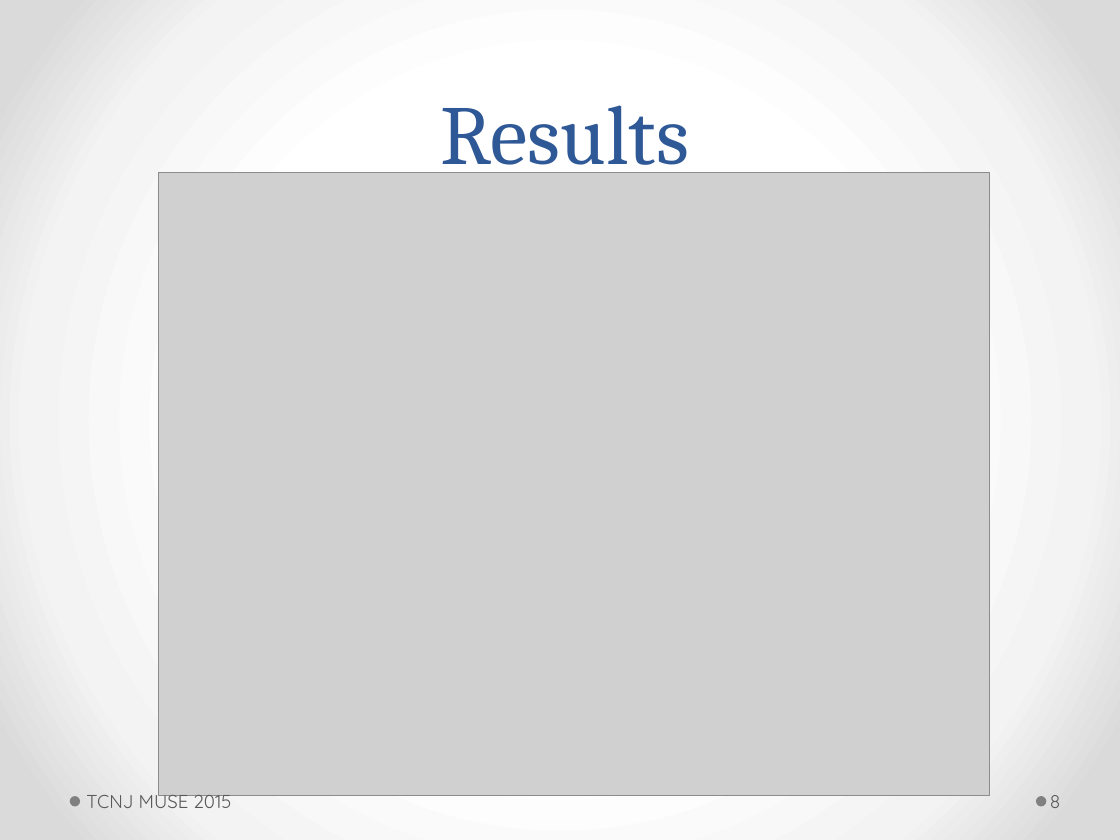
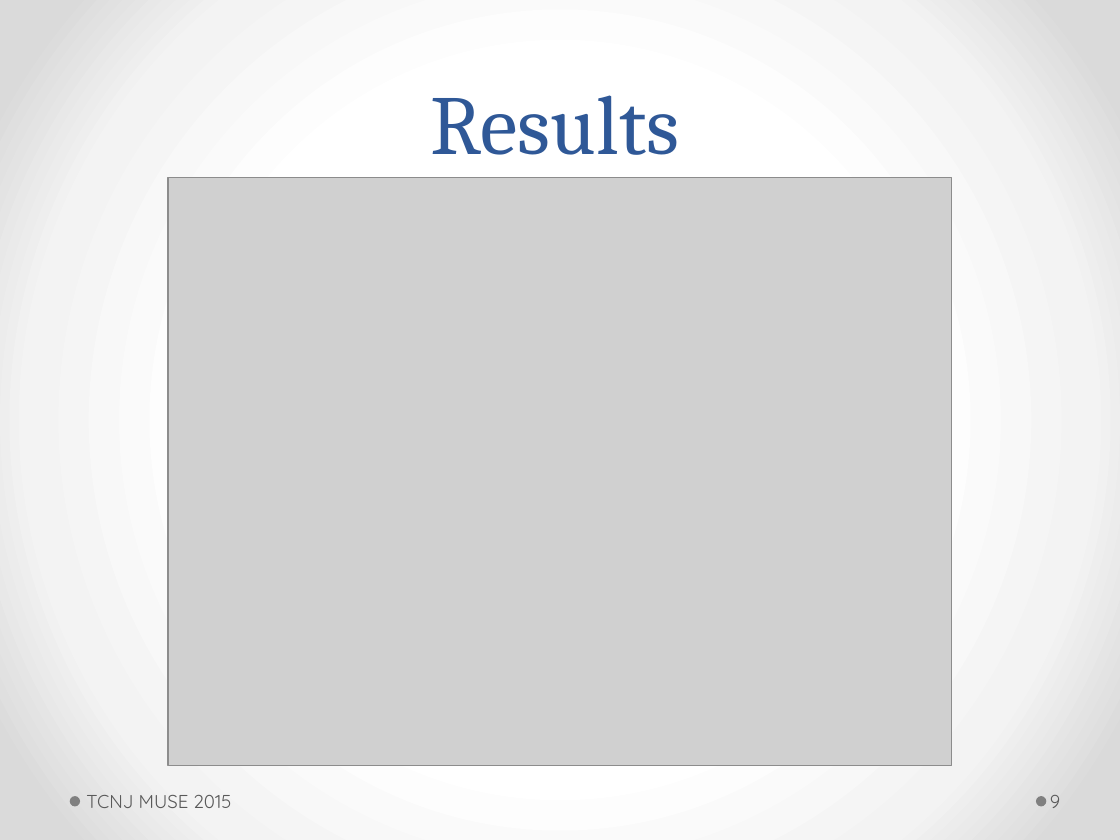
Before and after one commit to ActiveNoiseCancellationResearch/MUSE-Research, a slide deck: slide 9 of proj_anc/doc/jswift/7_23_2015_powerpoint.pptm (slide 8 before the commit). Drawn at 1120x840 pixels with LibreOffice and Linux fonts; fonts in the diff are those of the drawing; grey boxes stand for pictures. Boxes give left, top, right and bottom in pixels: in the first picture for what was removed or moved away, otherwise in the second. Text is boxed around its words. In the diff, an @@ line names an element or a change of style, - is before the commit and + after.

```diff
--- a/proj_anc/doc/jswift/7_23_2015_powerpoint.pptm
+++ b/proj_anc/doc/jswift/7_23_2015_powerpoint.pptm
@@ title "Results" rewrapped from <box>440,105,689,182</box> to <box>431,95,680,155</box> @@
@@ picture: place and size @@
-picture at <box>159,172,990,795</box>
+picture at <box>168,177,952,765</box>
@@ page number at <box>1050,795,1060,808</box>: text changed @@
-8
+9
```
Also in this commit, not shown: 5 other slides changed, 1 slide added.
